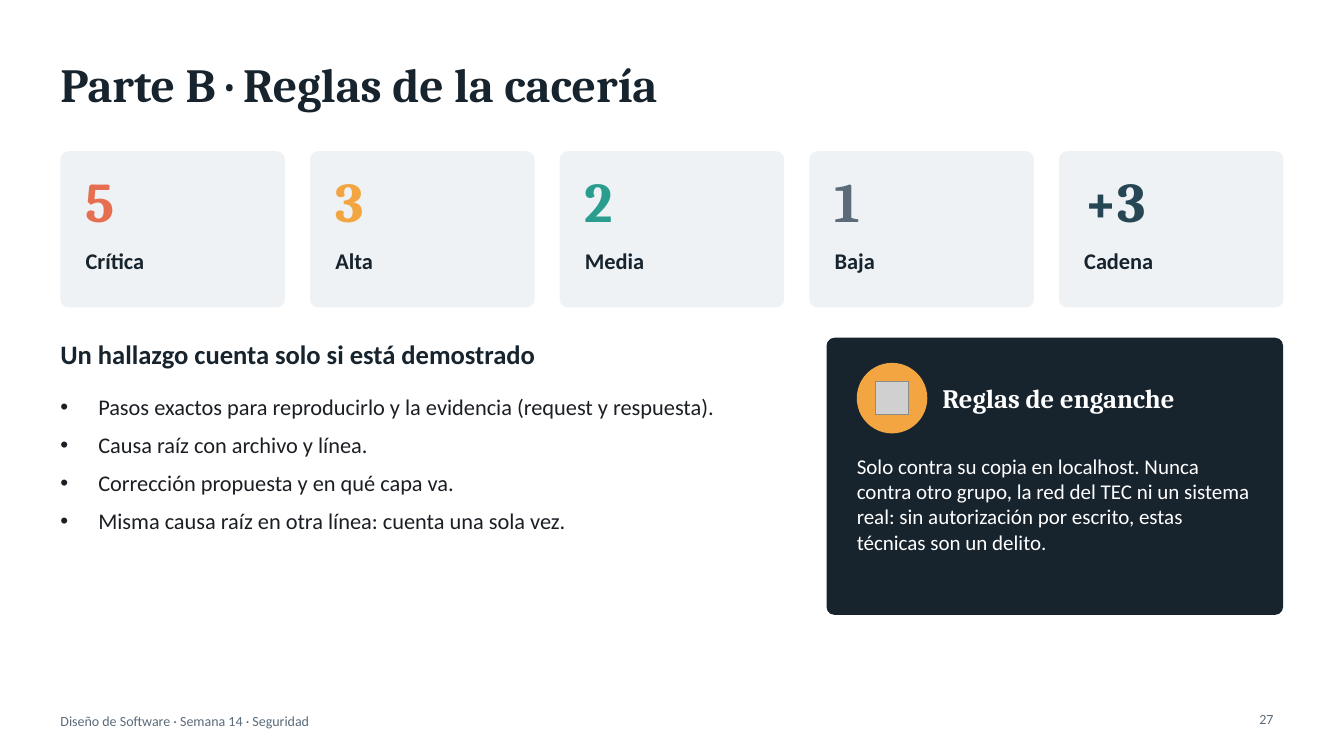
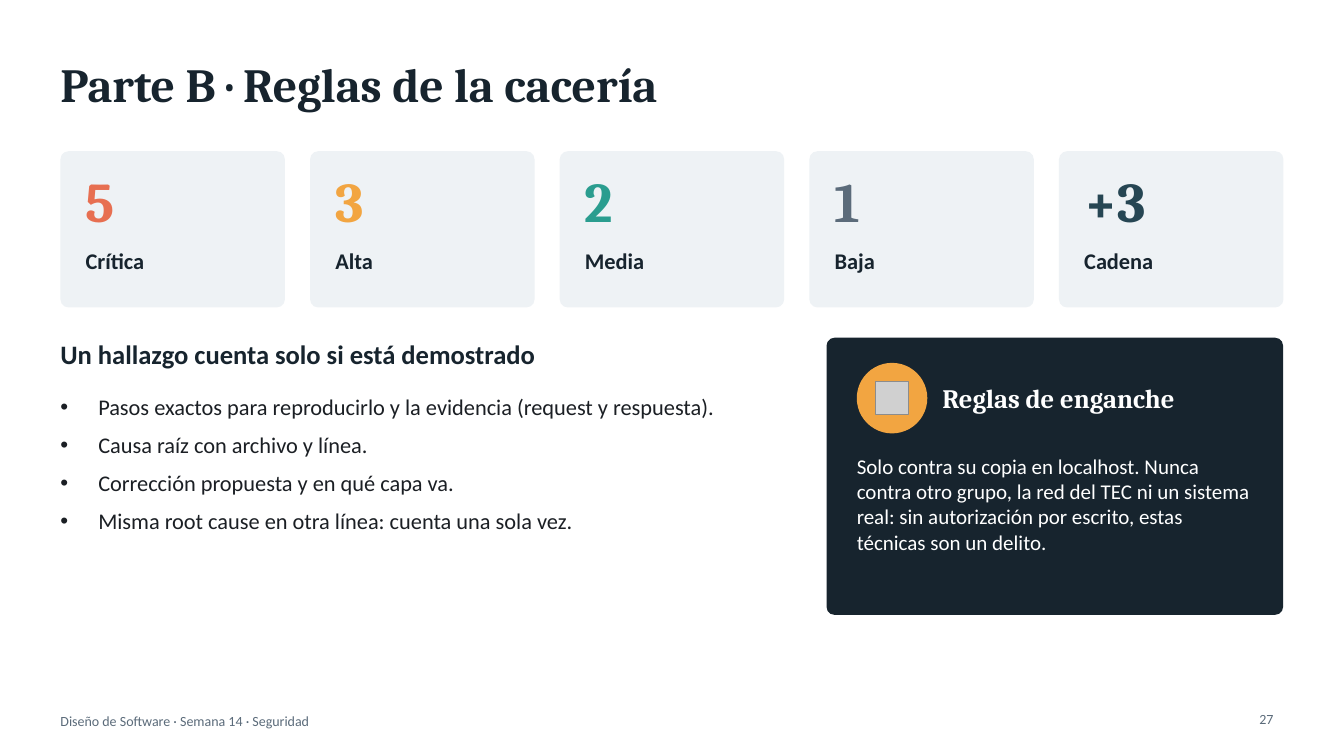
Before and after one commit to JonathanSolisP/design-course, a slide deck: slide 27 of Semana 14/Seguridad en el diseño de sistemas.pptx. Drawn at 1344x756 pixels with LibreOffice and Linux fonts; fonts in the diff are those of the drawing; grey boxes stand for pictures. Boxes give left, top, right and bottom in pixels: in the first picture for what was removed or moved away, otherwise in the second. Text is boxed around its words. In the diff, an @@ line names an element or a change of style, - is before the commit and + after.

```diff
--- a/Semana 14/Seguridad en el diseño de sistemas.pptx
+++ b/Semana 14/Seguridad en el diseño de sistemas.pptx
@@ text at (98, 513, 572, 529): text changed @@
-• Misma causa raíz en otra línea: cuenta una sola vez.
+• Misma root cause en otra línea: cuenta una sola vez.
```
Also in this commit, not shown: 9 other slides changed.
